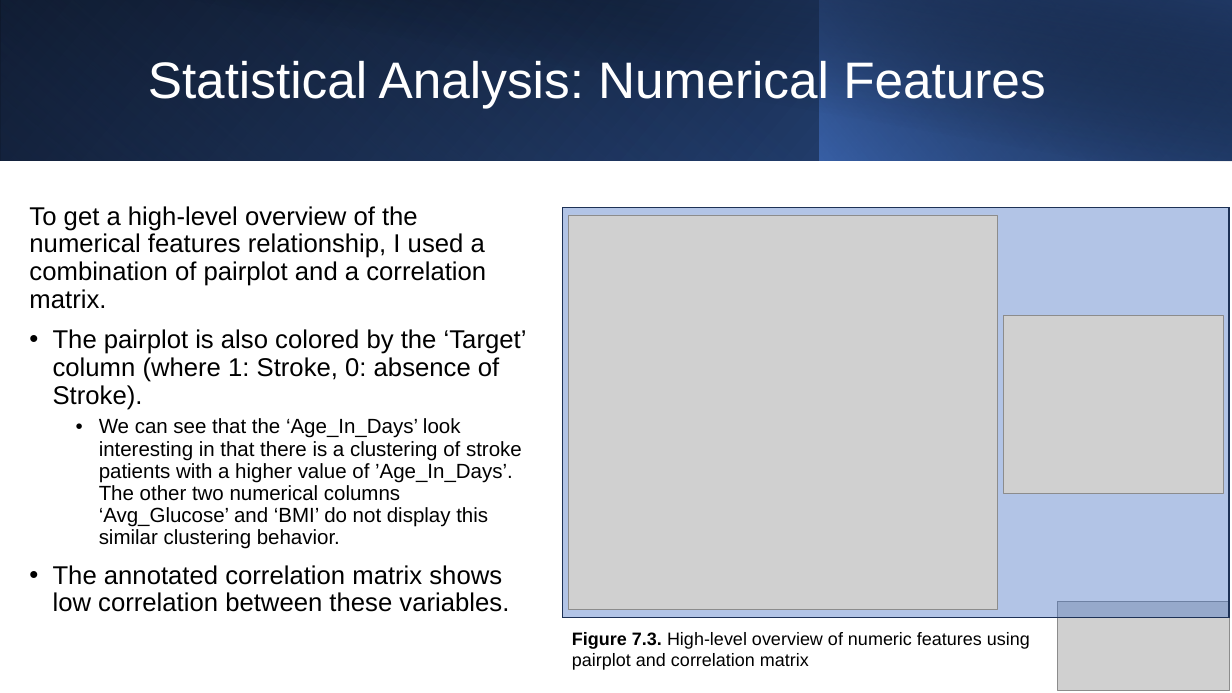
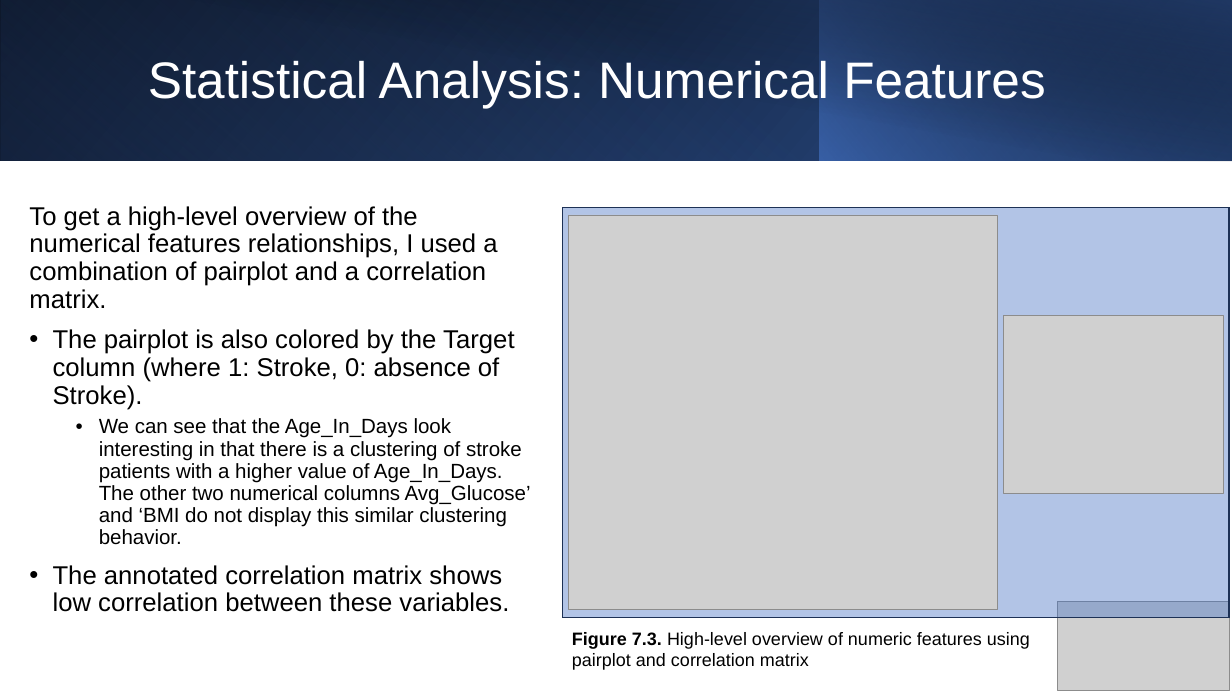
Before and after one commit to johnnys7n/Data-Scientist-Case-Study, a slide deck: slide 12 of JS-case-study-presentation.pptx. Drawn at 1232x693 pixels with LibreOffice and Linux fonts; fonts in the diff are those of the drawing; grey boxes stand for pictures. Boxes give left, top, right and bottom in pixels: in the first picture for what was removed or moved away, otherwise in the second. Text is boxed around its words. In the diff, an @@ line names an element or a change of style, - is before the commit and + after.

```diff
--- a/JS-case-study-presentation.pptx
+++ b/JS-case-study-presentation.pptx
@@ text at (x1=29, y1=206, x2=531, y2=545): text changed @@
-To get a high-level overview of the numerical features relationship, I used a combination of pairplot and a correlation matrix.
-• The pairplot is also colored by the ‘Target’ column (where 1: Stroke, 0: absence of Stroke).
-  • We can see that the ‘Age_In_Days’ look interesting in that there is a clustering of stroke patients with a higher value of ’Age_In_Days’. The other two numerical columns ‘Avg_Glucose’ and ‘BMI’ do not display this similar clustering behavior.
+To get a high-level overview of the numerical features relationships, I used a combination of pairplot and a correlation matrix.
+• The pairplot is also colored by the Target column (where 1: Stroke, 0: absence of Stroke).
+  • We can see that the Age_In_Days look interesting in that there is a clustering of stroke patients with a higher value of Age_In_Days. The other two numerical columns Avg_Glucose’ and ‘BMI do not display this similar clustering behavior.
```
Also in this commit, not shown: 17 other slides changed, 1 other file.
